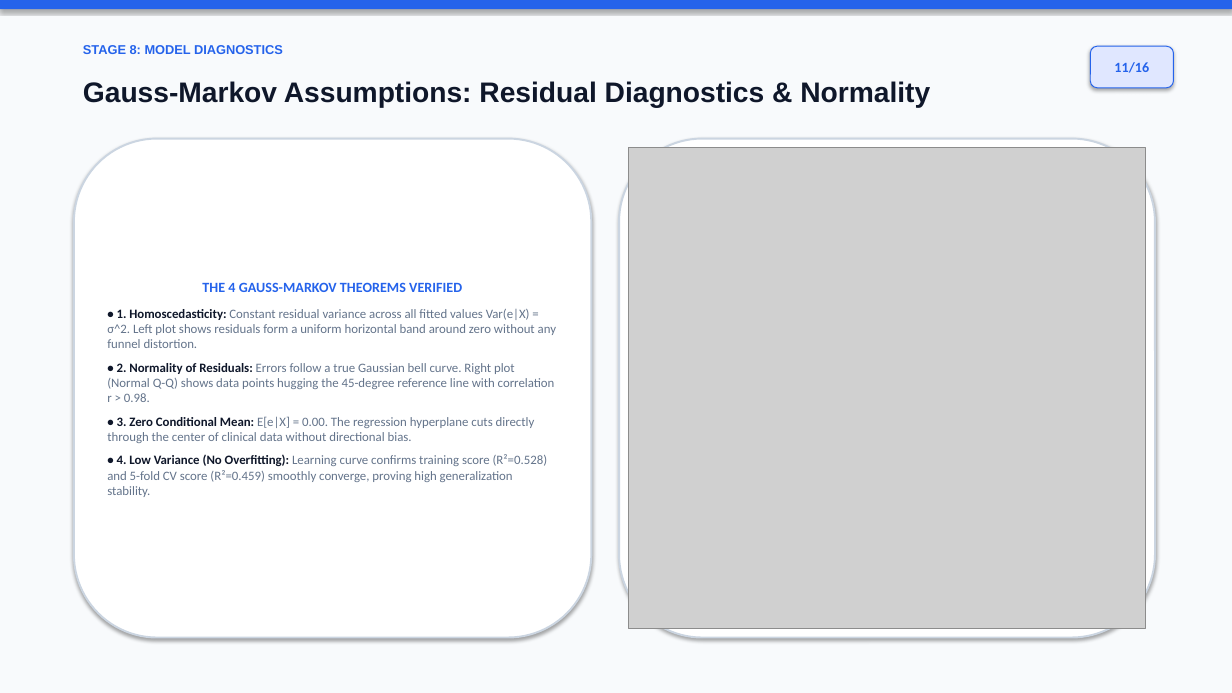
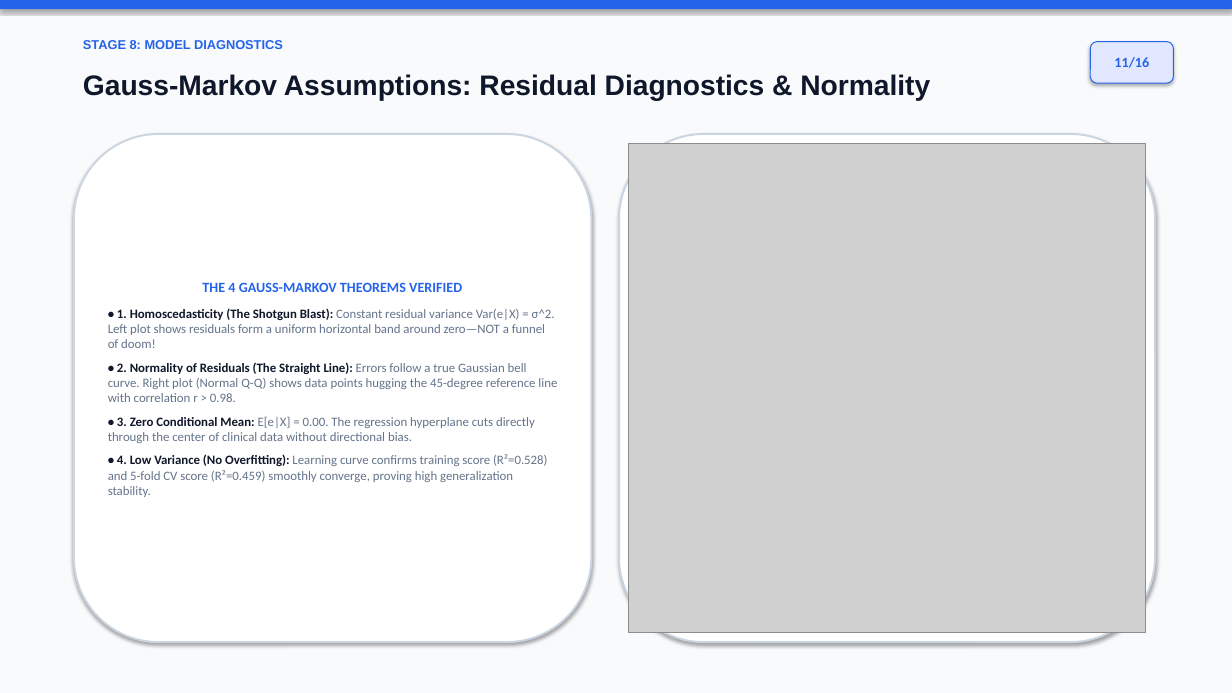
Before and after one commit to darrehanrasool/Lab, a slide deck: slide 11 of 4 Diabetes Progression Prediction/Diabetes_Progression_Conference_Presentation.pptx. Drawn at 1232x693 pixels with LibreOffice and Linux fonts; fonts in the diff are those of the drawing; grey boxes stand for pictures. Boxes give left, top, right and bottom in pixels: in the first picture for what was removed or moved away, otherwise in the second. Text is boxed around its words. In the diff, an @@ line names an element or a change of style, - is before the commit and + after.

Commit message:
Add 5-pile quantile stratification diagram and intuitive bullet points across presentations

```diff
--- a/4 Diabetes Progression Prediction/Diabetes_Progression_Conference_Presentation.pptx
+++ b/4 Diabetes Progression Prediction/Diabetes_Progression_Conference_Presentation.pptx
@@ 2 texts, 1 rounded rectangle moved together from (x1=83, y1=45, x2=1174, y2=107) to (x1=83, y1=40, x2=1174, y2=101) @@
@@ rounded rectangle "THE 4 GAUSS-MARKOV THEOREMS VERIFIED" resized from (x1=74, y1=139, x2=592, y2=638) to (x1=74, y1=134, x2=592, y2=642) @@
@@ rounded rectangle resized from (x1=619, y1=139, x2=1155, y2=638) to (x1=619, y1=134, x2=1155, y2=642) @@
@@ picture resized from (x1=628, y1=148, x2=1146, y2=628) to (x1=628, y1=143, x2=1146, y2=633) @@
@@ text in rounded rectangle at (x1=108, y1=308, x2=557, y2=402): text changed @@
-• 1. Homoscedasticity: Constant residual variance across all fitted values Var(e|X) = σ^2. Left plot shows residuals form a uniform horizontal band around zero without any funnel distortion.
-• 2. Normality of Residuals: Errors follow a true Gaussian bell curve. Right plot (Normal Q-Q) shows data points hugging the 45-degree reference line with correlation r > 0.98.
+• 1. Homoscedasticity (The Shotgun Blast): Constant residual variance Var(e|X) = σ^2. Left plot shows residuals form a uniform horizontal band around zero—NOT a funnel of doom!
+• 2. Normality of Residuals (The Straight Line): Errors follow a true Gaussian bell curve. Right plot (Normal Q-Q) shows data points hugging the 45-degree reference line with correlation r > 0.98.
```
Also in this commit, not shown: 14 other slides changed, 1 slide added, 1 slide removed, 1 other file.
